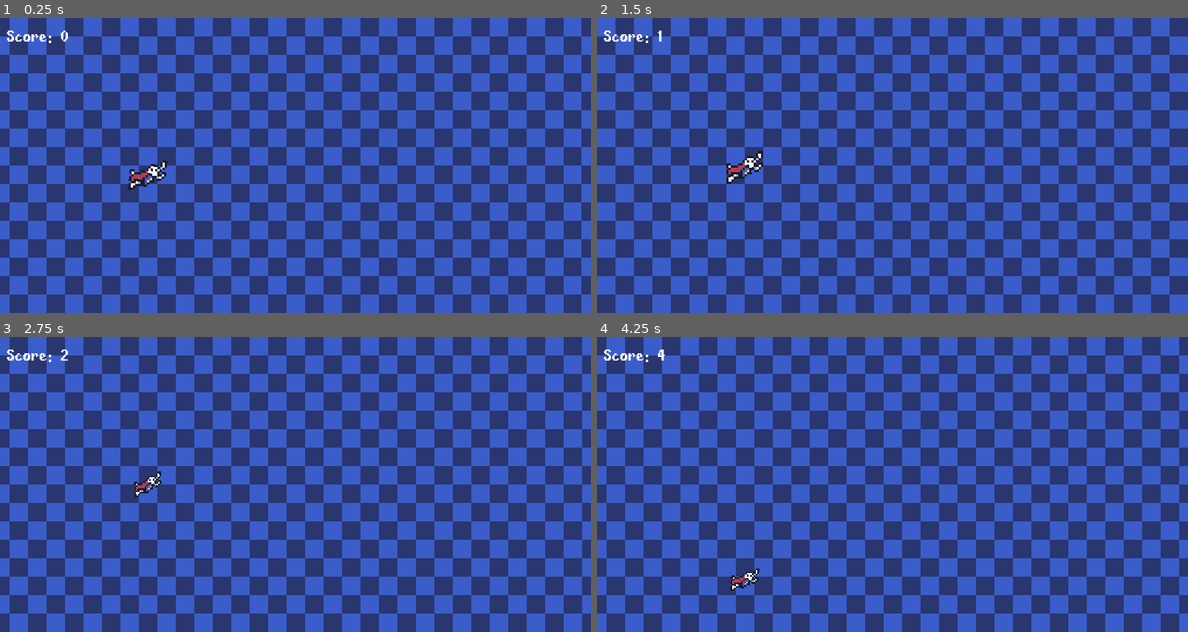
Above: before the commit, frames 1-4 (two rows, left to right).
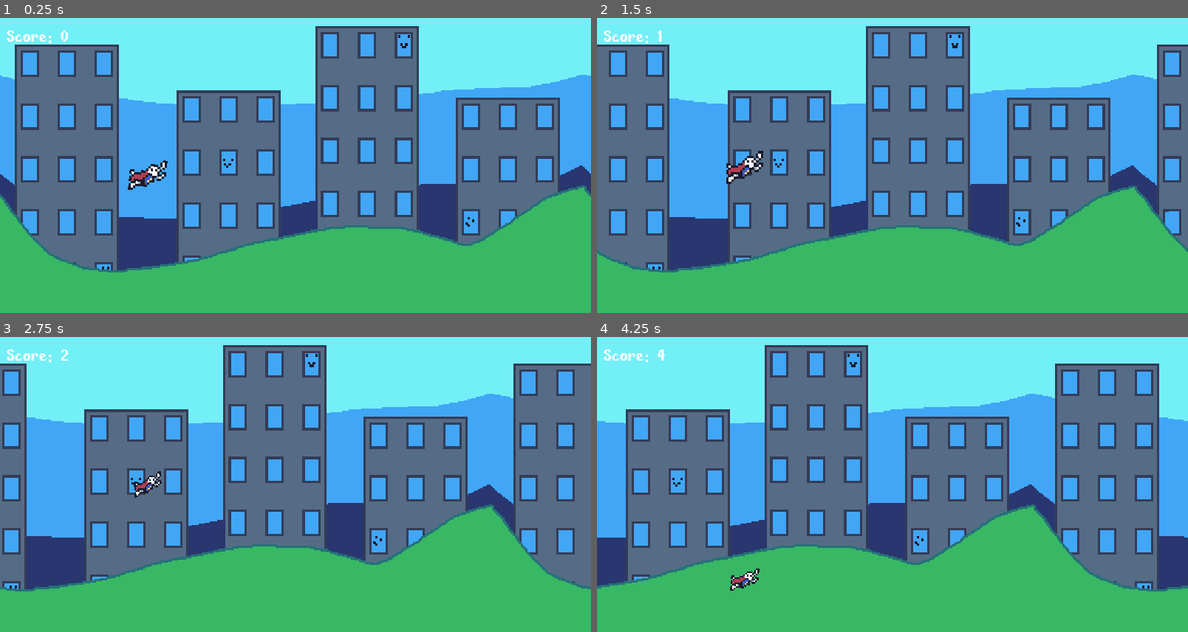
Above: after the commit, the same moments.

Repository: shadow-crafter/Super-Scale-Man
Game: Godot game, scene res://Scenes/game.tscn
Two runs of this game, one before a commit and one after it. Both use one fixed random seed, a clock stepped at 60 frames per second and the inputs below.
Inputs (mouse positions are in pixels of both pictures, inside the frame that each line leads up to):
- Up to frame 1 (0.25 s): no input
- Up to frame 2 (1.5 s): move the mouse to (1022, 150) at 0.52 s; hold W (Move_up) 0.53-1.28 s; right-click (1022, 150) at 0.6 s; move the mouse to (774, 180) at 1.27 s; hold S (Move_down) from 1.28 s (still down); click (774, 180) at 1.35 s
- Up to frame 3 (2.75 s): move the mouse to (354, 419) at 2.02 s; release S (Move_down) at 2.03 s; hold W (Move_up) from 2.03 s (still down); right-click (354, 419) at 2.1 s
- Up to frame 4 (4.25 s): move the mouse to (862, 543) at 2.77 s; click (862, 543) at 2.85 s; move the mouse to (1069, 528) at 3.52 s; release W (Move_up) at 3.53 s; hold S (Move_down) from 3.53 s (still down); right-click (1069, 528) at 3.6 s

The runs differ from the first frame. In frame 1, 94% of the frame differs, in the area x 0-100%, y 0-100%; in frame 2, 94%; in frame 3, 94%; in frame 4, 94%.

Commit message:
Change Art
Changed the art to look a bit better.

Diff:
--- a/Scenes/game.tscn
+++ b/Scenes/game.tscn
@@ -1,10 +1,12 @@
-[gd_scene load_steps=6 format=3 uid="uid://cdl6gdcyomj70"]
+[gd_scene load_steps=8 format=3 uid="uid://cdl6gdcyomj70"]
 
 [ext_resource type="Script" path="res://Scenes/game.gd" id="1_b0kk7"]
-[ext_resource type="Texture2D" uid="uid://chb3gndcy71f8" path="res://Assets/art/grid.png" id="1_mbgbp"]
+[ext_resource type="Texture2D" uid="uid://bi3eubbfejune" path="res://Assets/art/bgsky.png" id="2_77484"]
 [ext_resource type="PackedScene" uid="uid://5n6urx74v1s6" path="res://Scenes/Player/player.tscn" id="2_svo5w"]
 [ext_resource type="PackedScene" uid="uid://ccqm8s3n7iufw" path="res://Scenes/HUD/hud.tscn" id="2_t3eak"]
 [ext_resource type="PackedScene" uid="uid://bvxuo1xruaesu" path="res://Scenes/segment_spawner/segment_spawner.tscn" id="2_wsyxe"]
+[ext_resource type="Texture2D" uid="uid://dj4k5od0lv1yt" path="res://Assets/art/bgbuildings.png" id="3_ihmch"]
+[ext_resource type="Texture2D" uid="uid://cqj5q0xyhc8ps" path="res://Assets/art/bggrass.png" id="3_nk5kr"]
 
 [node name="Game" type="Node2D"]
 script = ExtResource("1_b0kk7")
@@ -17,7 +19,27 @@
 follow_viewport = false
 
 [node name="Sprite2D" type="Sprite2D" parent="ParallaxBackground/ParallaxLayer"]
-texture = ExtResource("1_mbgbp")
+texture = ExtResource("2_77484")
+centered = false
+
+[node name="Buildings" type="Parallax2D" parent="ParallaxBackground"]
+scroll_scale = Vector2(0.4, 0.4)
+repeat_size = Vector2(512, 0)
+autoscroll = Vector2(-32, 0)
+follow_viewport = false
+
+[node name="Sprite2D" type="Sprite2D" parent="ParallaxBackground/Buildings"]
+texture = ExtResource("3_ihmch")
+centered = false
+
+[node name="Grass" type="Parallax2D" parent="ParallaxBackground"]
+scroll_scale = Vector2(1.1, 1.1)
+repeat_size = Vector2(512, 0)
+autoscroll = Vector2(-32, 0)
+follow_viewport = false
+
+[node name="Sprite2D" type="Sprite2D" parent="ParallaxBackground/Grass"]
+texture = ExtResource("3_nk5kr")
 centered = false
 
 [node name="Hud" parent="." instance=ExtResource("2_t3eak")]
Binary file added: Assets/art/bgbuildings.png
Not shown, added: Assets/art/bgbuildings.png.import
Binary file added: Assets/art/bggrass.png
Not shown, added: Assets/art/bggrass.png.import
Binary file added: Assets/art/bgsky.png
Not shown, added: Assets/art/bgsky.png.import
Binary file changed: Assets/art/broken_segment.png
Binary file changed: Assets/art/cracked_segment.png
Binary file changed: Assets/art/full_segment.png
